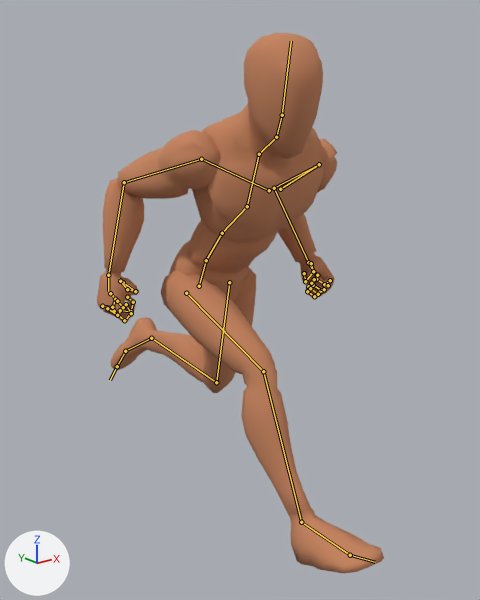
What one commit did to the Blender file rigs/human/animation-human-run-stealth.blend.
Before and after are seen from a camera (50 mm lens) standing at (-1.217, -1.669, 1.271) and looking at (0.037, -0.101, 0.644). Every picture has the same lights, and +X, +Y and +Z are marked at lower left. The picture after the commit comes second. Both versions are drawn at frame 6 of the action 'Run_Stealth'; the numbers are the values there. The bones that change, and the others that lie on the model, are drawn over the model as lines.

In view in the first picture: 'Mannequin'.
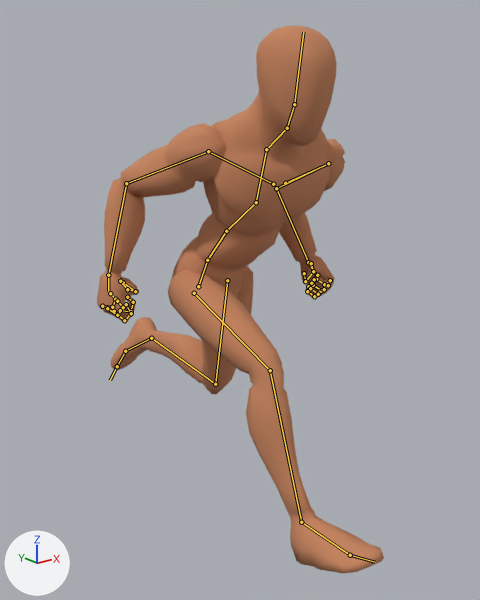
The change in detail:
Bone 'CTRL_Hips' (bone_ctrl_hips) turns from (9, 0, 2) to (8, 0, 16) degrees about its own x, y and z.
Bone 'DRV_spine.003' (bone_drv_spine_003) turns from (-18, -33, 10) to (-31, -48, 26) degrees about its own x, y and z.
Bone 'DRV_neck' (bone_drv_neck) turns from (-1, -6, 9) to (-3, 7, -1) degrees about its own x, y and z.
Bone 'DRV_head' (bone_drv_head) turns from (-7, 7, 1) to (-7, 4, -5) degrees about its own x, y and z.

What differs and where, as boxes (x1, y1, x2, y2) in the pictures (480 x 600 px):
'Mannequin', posed
    before: (97, 33, 384, 573)
    after: (97, 26, 384, 573)
